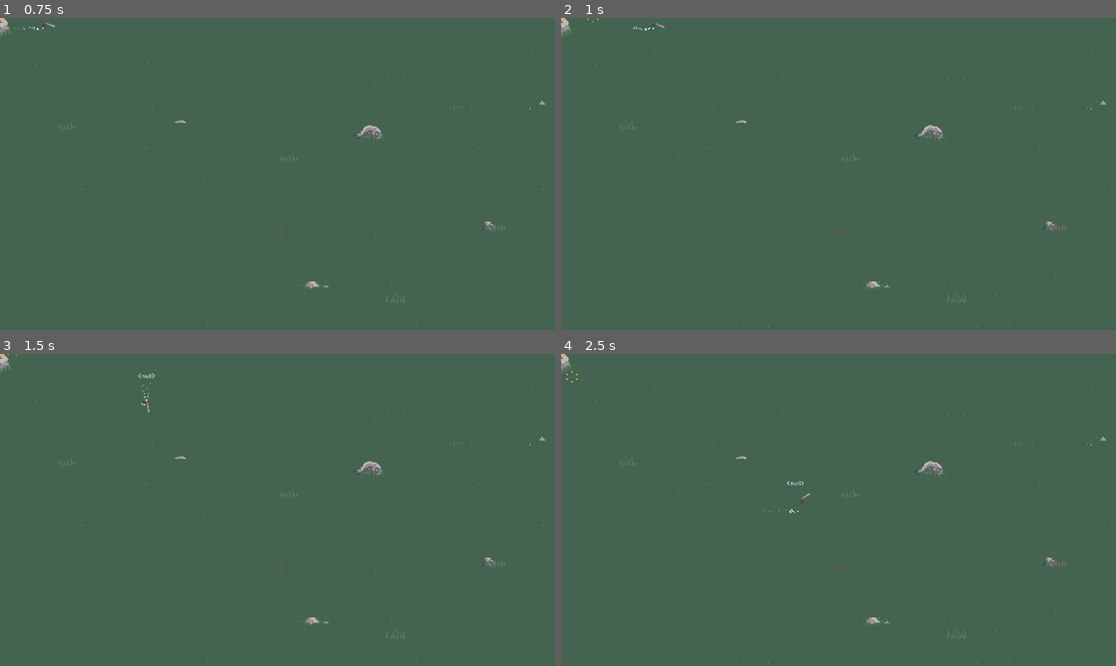
Above: before the commit, frames 1-4 (two rows, left to right).
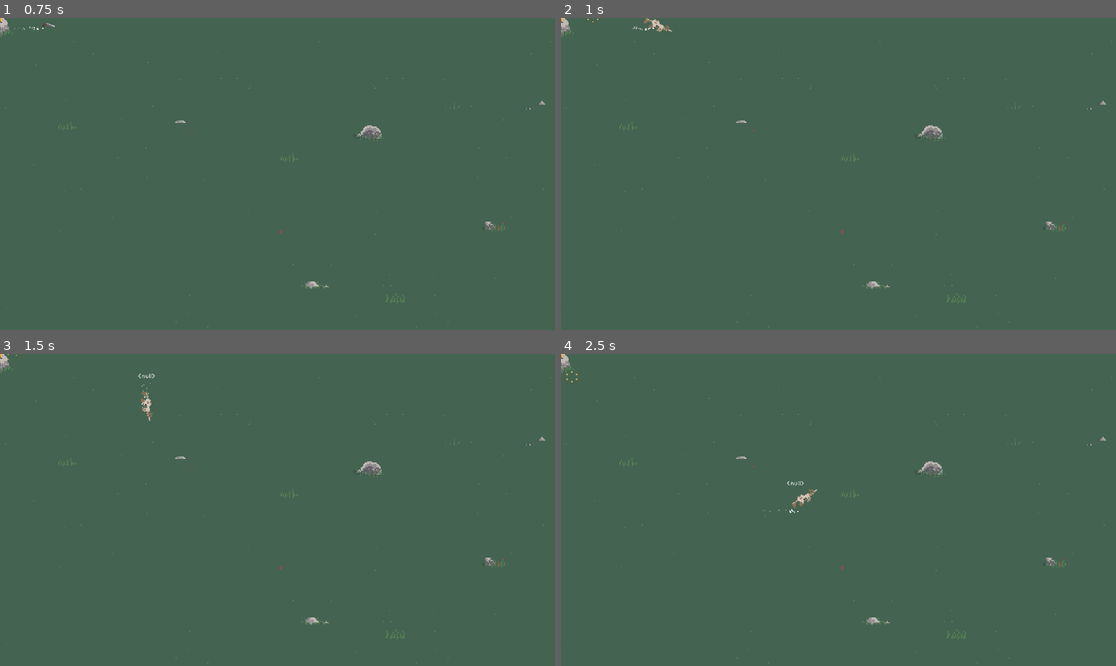
Above: after the commit, the same moments.

Repository: HedgeLizards/gobble
Game: Godot game, scene res://scenes/game.tscn
The game is run twice, just before and just after one commit, with the same random seed, the same clock (stepped at 60 frames per second) and the same inputs. This scene is started directly instead of the project's main scene.
Inputs (mouse positions are in pixels of both pictures, inside the frame that each line leads up to):
- Up to frame 1 (0.75 s): tap Enter at 0.5 s; move the mouse to (399, 158) at 0.52 s; hold D (east) from 0.53 s (still down); tap 1 at 0.6 s; click (399, 158) at 0.67 s
- Up to frame 2 (1 s): keep holding D (east); tap 6 at 0.8 s
- Up to frame 3 (1.5 s): move the mouse to (166, 525) at 1.27 s; release D (east) at 1.28 s; hold S (south) from 1.28 s (still down); tap 6 at 1.35 s; click (166, 525) at 1.42 s
- Up to frame 4 (2.5 s): tap 1 at 1.55 s; move the mouse to (894, 441) at 2.02 s; release S (south) at 2.03 s; press the mouse at (894, 441) at 2.03 s; hold D (east) from 2.03 s (still down); tap 6 at 2.3 s

Frame 1 is identical in both runs. In frame 2, less than 0.1% of the frame differs, in the area x 14-21%, y 0-5%; in frame 3, less than 0.1%, in the area x 25-28%, y 12-22%; in frame 4, less than 0.1%.
Error before the commit: Invalid assignment of property or key 'text' with value of type 'Nil' on a base object of type 'Label'. (res://scripts/me.gd:9)
Error after the commit: Invalid assignment of property or key 'text' with value of type 'Nil' on a base object of type 'Label'. (res://scripts/me.gd:44)

Commit message:
Implement weapon switching and synchronization

Diff:
--- a/client/scenes/me.tscn
+++ b/client/scenes/me.tscn
@@ -1,10 +1,9 @@
-[gd_scene load_steps=10 format=3 uid="uid://ck2q3henidk1g"]
+[gd_scene load_steps=9 format=3 uid="uid://ck2q3henidk1g"]
 
 [ext_resource type="Script" path="res://scripts/me.gd" id="1_emed8"]
 [ext_resource type="Script" path="res://scripts/camera.gd" id="2_0fe2v"]
 [ext_resource type="Script" path="res://scripts/animate.gd" id="2_jbt7i"]
 [ext_resource type="PackedScene" uid="uid://dqykjc8vecs0m" path="res://scenes/Particles/Walk_particles.tscn" id="3_8tf3d"]
-[ext_resource type="Texture2D" uid="uid://dkof7xer4s15o" path="res://assets/Gobbles/Weapons/Gobble_Gun.png" id="3_bclpl"]
 [ext_resource type="FontFile" uid="uid://chhjx2uirpf3r" path="res://assets/UI/Quicksand-Bold.otf" id="6_6ojmt"]
 [ext_resource type="AudioStream" uid="uid://d1jejjlucgada" path="res://sounds/SFX_HandGun_Fire.wav" id="6_ne6rv"]
 
@@ -46,7 +45,6 @@
 
 [node name="Sprite2D" type="Sprite2D" parent="Weapon"]
 position = Vector2(9, 1)
-texture = ExtResource("3_bclpl")
 
 [node name="Muzzle" type="Node2D" parent="Weapon"]
 unique_name_in_owner = true
--- a/client/scripts/entity.gd
+++ b/client/scripts/entity.gd
@@ -5,6 +5,11 @@
 var health = 10
 var skin
 var id
+var weapon:
+	set(value):
+		weapon = value
+
+		$Weapon/Sprite2D.texture = weapon.texture
 
 
 func is_enemy():
--- a/client/scripts/game.gd
+++ b/client/scripts/game.gd
@@ -18,6 +18,7 @@
 		"skin": WebSocket.local_player_skin,
 		"pos": [%Me.position.x / 16, %Me.position.y / 16],
 		"aim": %Me.get_node("%Weapon").rotation,
+		"weapon": %Me.weapons[$Me.weapon_index].id,
 	})
 
 func _physics_process(delta):
@@ -25,6 +26,7 @@
 		"type": "updatePlayer",
 		"pos": [%Me.position.x / 16, %Me.position.y / 16],
 		"aim": %Me.get_node("%Weapon").rotation,
+		"weapon": %Me.weapons[$Me.weapon_index].id,
 	})
 
 func _unhandled_key_input(event):
@@ -57,6 +59,11 @@
 			var pos = parse_pos(action["pos"])
 			if entities.has(id):
 				entity = entities[id]
+				if not entity.enemy and entity.weapon.id != action["weapon"]:
+					for weapon in %Me.weapons:
+						if weapon.id == action["weapon"]:
+							entity.weapon = weapon
+							break
 			else:
 				entity = Entity.instantiate()
 				entities[id] = entity
@@ -69,7 +76,10 @@
 					sprite.texture = preload("res://assets/Knights/Knight_body.png")
 				else:
 					sprite.texture = load("%s/%s" % [SKINS_PATH, action["skin"]])
-					entity.get_node("Weapon/Sprite2D").texture = preload("res://assets/Gobbles/Weapons/Gobble_Gun.png")
+					for weapon in %Me.weapons:
+						if weapon.id == action["weapon"]:
+							entity.weapon = weapon
+							break
 					entity.get_node("Weapon").visible = true
 					entity.aim(action["aim"])
 					var label = entity.get_node("Label")
--- a/client/scripts/me.gd
+++ b/client/scripts/me.gd
@@ -1,4 +1,37 @@
 extends CharacterBody2D
+
+const weapons = [
+	{
+		"id": "Simple Hand Gun",
+		"texture": preload("res://assets/Gobbles/Weapons/Gobble_Gun.png")
+	},
+	{
+		"id": "Automatic Rifle",
+		"texture": preload("res://assets/Gobbles/Weapons/Gobble_Assault_Rifle.png")
+	},
+	{
+		"id": "Minigun",
+		"texture": preload("res://assets/Gobbles/Weapons/Gobble_Minigun.png")
+	},
+	{
+		"id": "Sniper Rifle",
+		"texture": preload("res://assets/Gobbles/Weapons/Gobble_Sniper.png")
+	},
+	{
+		"id": "Shotgun",
+		"texture": preload("res://assets/Gobbles/Weapons/Gobble_Shotgun.png")
+	},
+	{
+		"id": "Grenade Launcher",
+		"texture": preload("res://assets/Gobbles/Weapons/Gobble_Assault_Rifle.png")
+	},
+]
+
+var weapon_index:
+	set(value):
+		weapon_index = value
+
+		$Weapon/Sprite2D.texture = weapons[weapon_index].texture
 
 const speed := 10 * 16
 var cooldown := 0.0
@@ -6,10 +39,23 @@
 const Bullet = preload("res://scenes/bullet.tscn")
 
 func _ready():
+	weapon_index = 0
+
 	$Label.text = WebSocket.local_player_name
 
 func _on_label_resized():
 	$Label.position.x = (-$Label.size.x / 2.0 + 0.5) * $Label.scale.x
+
+func _unhandled_input(event):
+	if event is InputEventMouseButton:
+		match event.button_index:
+			MOUSE_BUTTON_WHEEL_UP:
+				weapon_index = (-1 if weapon_index == weapons.size() - 1 else weapon_index) + 1
+			MOUSE_BUTTON_WHEEL_DOWN:
+				weapon_index = (weapons.size() if weapon_index == 0 else weapon_index) - 1
+	elif event is InputEventKey:
+		if event.keycode >= KEY_1 and event.keycode <= KEY_6 and event.pressed and not event.echo:
+			weapon_index = event.keycode - KEY_1
 
 func _physics_process(delta):
 	cooldown -= delta
Not shown, changed: server/player.js
Not shown, changed: server/server.js
